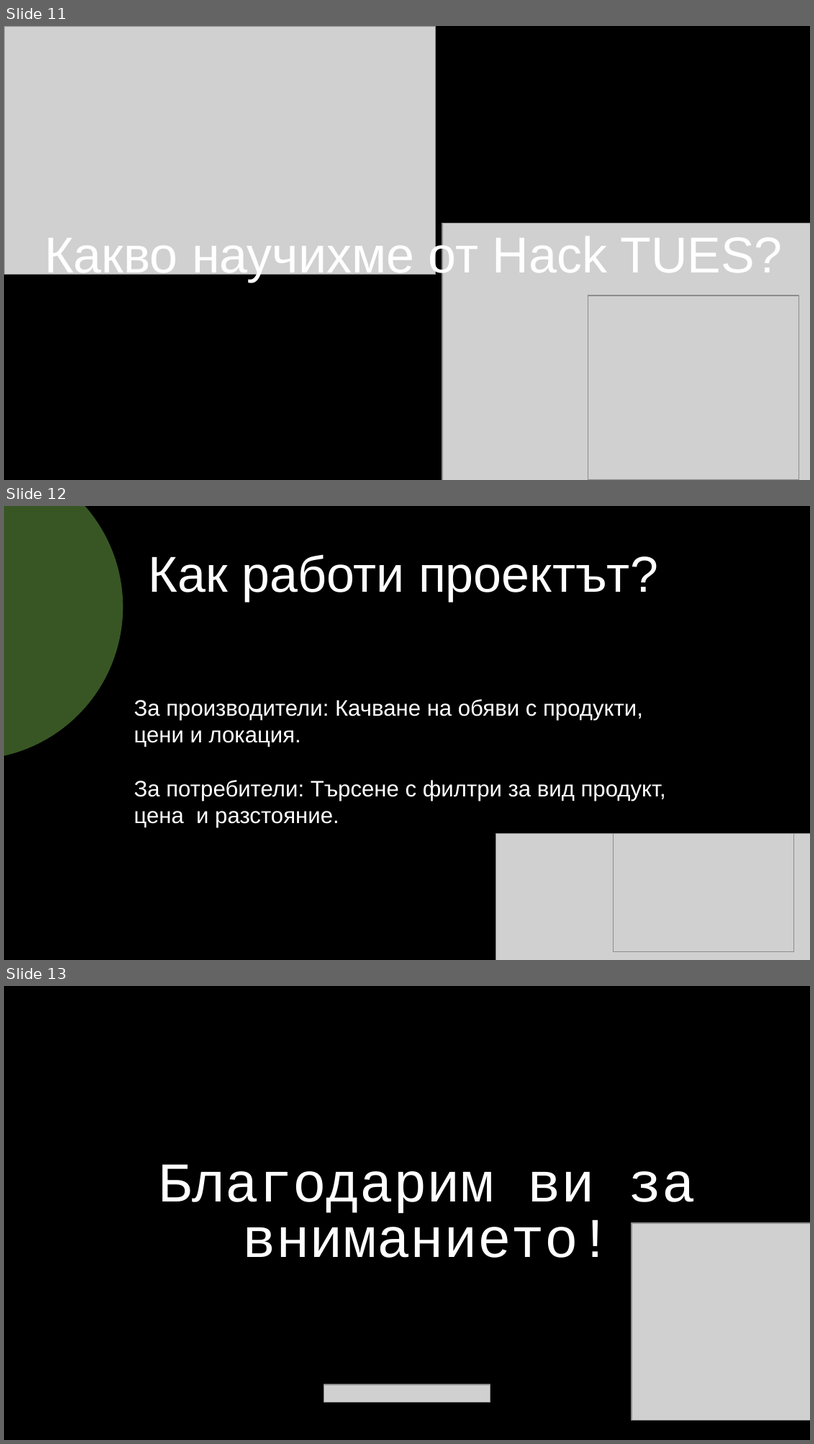
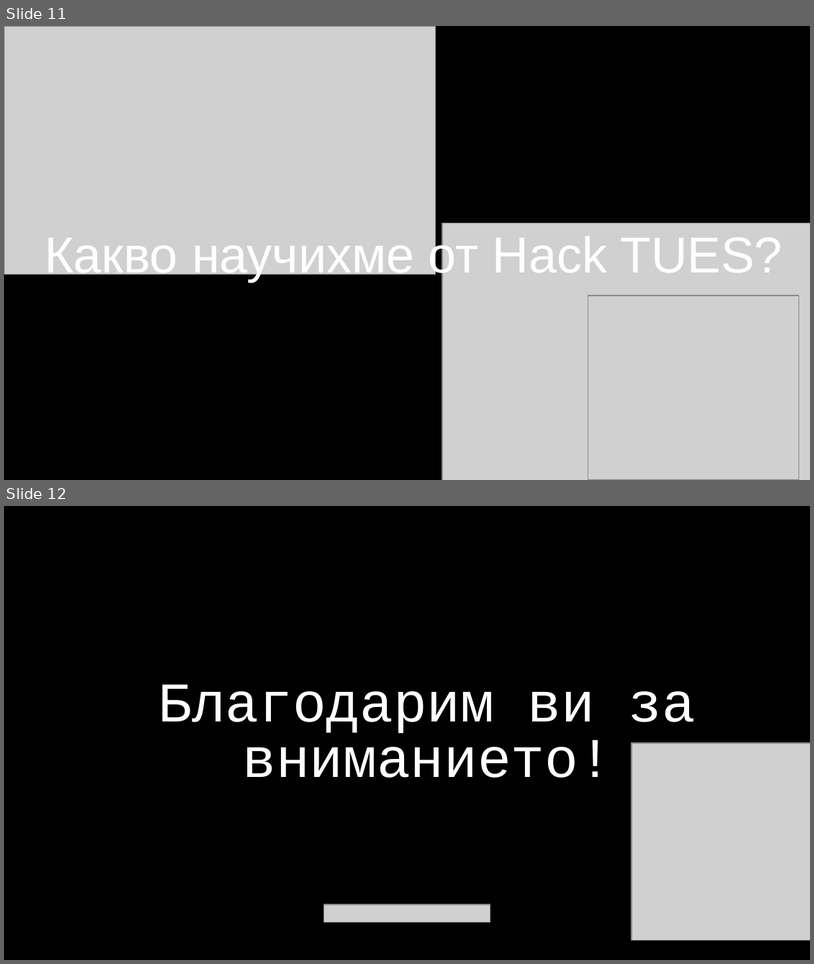
Before and after one commit to KrisD16/HackTUES128velit, a slide deck: pr1 (2).pptx. Shown one above the other, each under a label of ours: slides 11, 12 and 13 before the commit, slides 11 and 12 after it. The pictures are 814x1444 and 814x964 pixels, drawn with LibreOffice and Linux fonts; fonts in the diff are those of the drawing; grey boxes stand for pictures; background and template pictures are left out. Boxes give left, top, right and bottom in pixels: in the first picture for what was removed or moved away, otherwise in the second. Text is boxed around its words. In the diff, an @@ line names an element or a change of style, - is before the commit and + after.

```diff
--- a/pr1 (2).pptx
+++ b/pr1 (2).pptx
@@ slide 12 removed at (4, 506, 810, 960), background picture (left out) @@
@@ ellipse removed at (4, 506, 123, 759) @@
@@ text removed at (149, 554, 658, 601) @@
-Как работи проектът?
@@ text removed at (134, 699, 666, 827) @@
-За производители: Качване на обяви с продукти, цени и локация.
-За потребители: Търсене с филтри за вид продукт, цена и разстояние.
@@ picture removed at (496, 834, 810, 960) @@
@@ picture removed at (614, 834, 795, 952) @@
@@ what was slide 13 is now slide 12 @@
```
Also in this commit, not shown: 2 slides changed.
